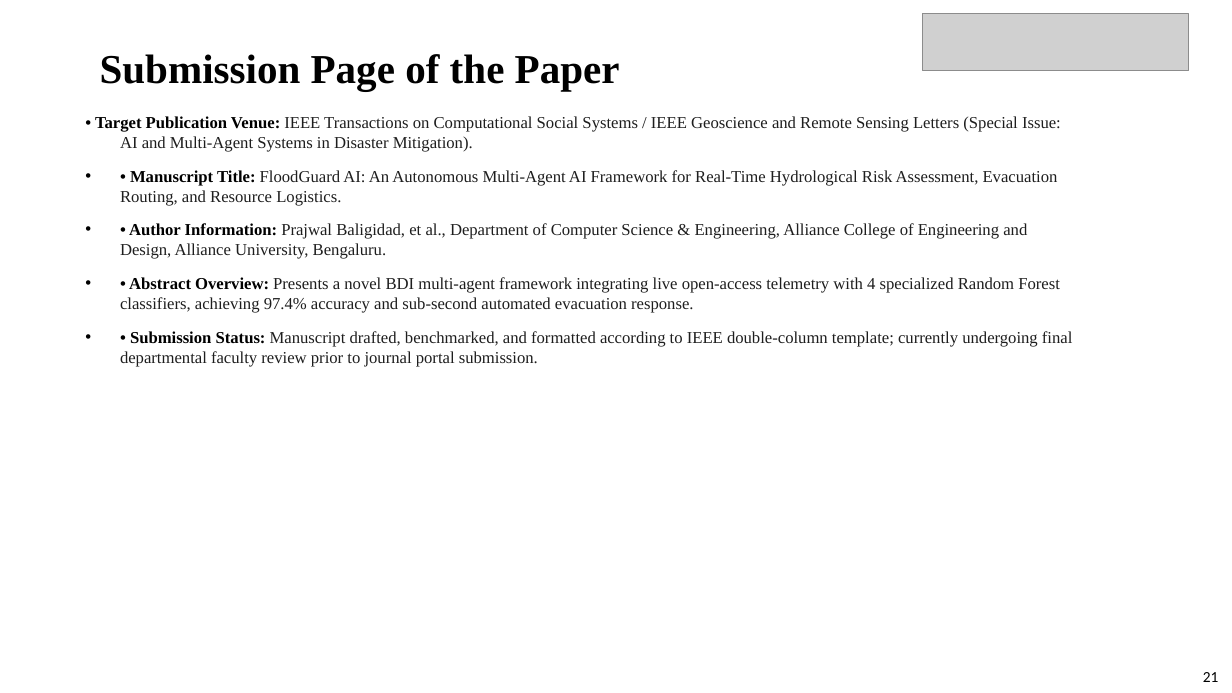
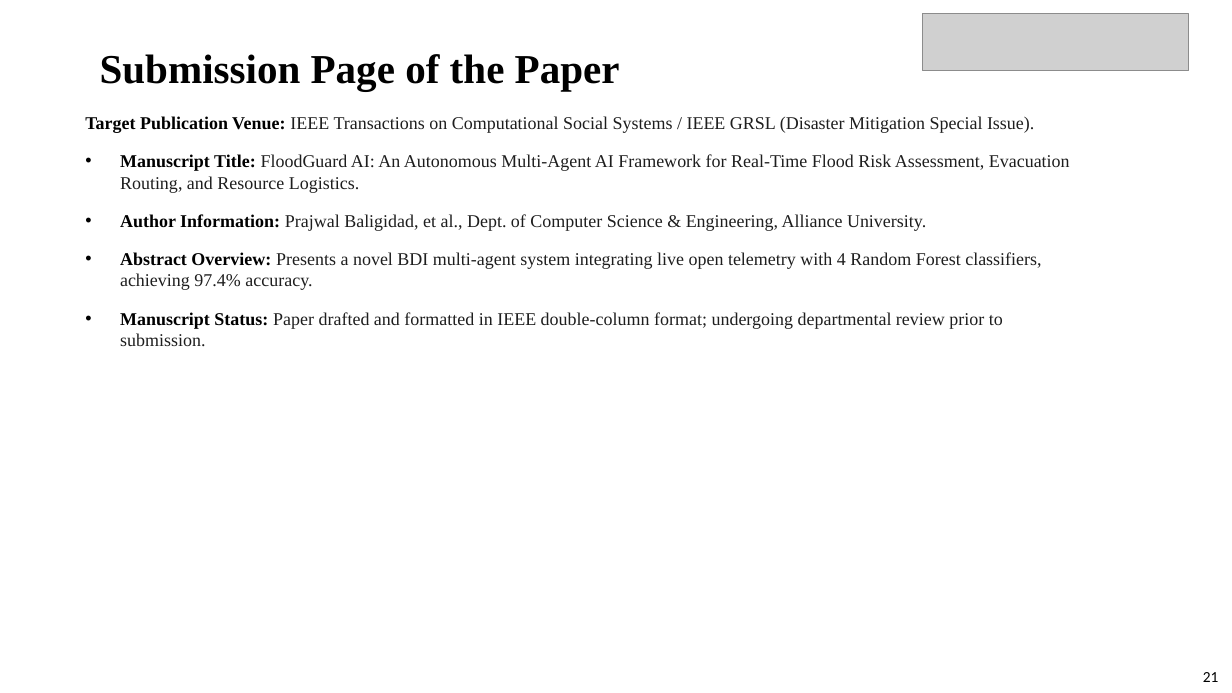
Before and after one commit to Prajwalbaligidad/floodGuard, a slide deck: slide 21 of Design_Project_Presentation_MultiAgent_AI.pptx. Drawn at 1232x693 pixels with LibreOffice and Linux fonts; fonts in the diff are those of the drawing; grey boxes stand for pictures. Boxes give left, top, right and bottom in pixels: in the first picture for what was removed or moved away, otherwise in the second. Text is boxed around its words. In the diff, an @@ line names an element or a change of style, - is before the commit and + after.

```diff
--- a/Design_Project_Presentation_MultiAgent_AI.pptx
+++ b/Design_Project_Presentation_MultiAgent_AI.pptx
@@ text at bbox=[85, 116, 1070, 346]: text changed; size 13 to 14 pt @@
-• Target Publication Venue: IEEE Transactions on Computational Social Systems / IEEE Geoscience and Remote Sensing Letters (Special Issue: AI and Multi-Agent Systems in Disaster Mitigation).
-• • Manuscript Title: FloodGuard AI: An Autonomous Multi-Agent AI Framework for Real-Time Hydrological Risk Assessment, Evacuation Routing, and Resource Logistics.
-• • Author Information: Prajwal Baligidad, et al., Department of Computer Science & Engineering, Alliance College of Engineering and Design, Alliance University, Bengaluru.
-• • Abstract Overview: Presents a novel BDI multi-agent framework integrating live open-access telemetry with 4 specialized Random Forest classifiers, achieving 97.4% accuracy and sub-second automated evacuation response.
-• • Submission Status: Manuscript drafted, benchmarked, and formatted according to IEEE double-column template; currently undergoing final departmental faculty review prior to journal portal submission.
+Target Publication Venue: IEEE Transactions on Computational Social Systems / IEEE GRSL (Disaster Mitigation Special Issue).
+• Manuscript Title: FloodGuard AI: An Autonomous Multi-Agent AI Framework for Real-Time Flood Risk Assessment, Evacuation Routing, and Resource Logistics.
+• Author Information: Prajwal Baligidad, et al., Dept. of Computer Science & Engineering, Alliance University.
+• Abstract Overview: Presents a novel BDI multi-agent system integrating live open telemetry with 4 Random Forest classifiers, achieving 97.4% accuracy.
+• Manuscript Status: Paper drafted and formatted in IEEE double-column format; undergoing departmental review prior to submission.
```
Also in this commit, not shown: 19 other slides changed, 5 other files.
